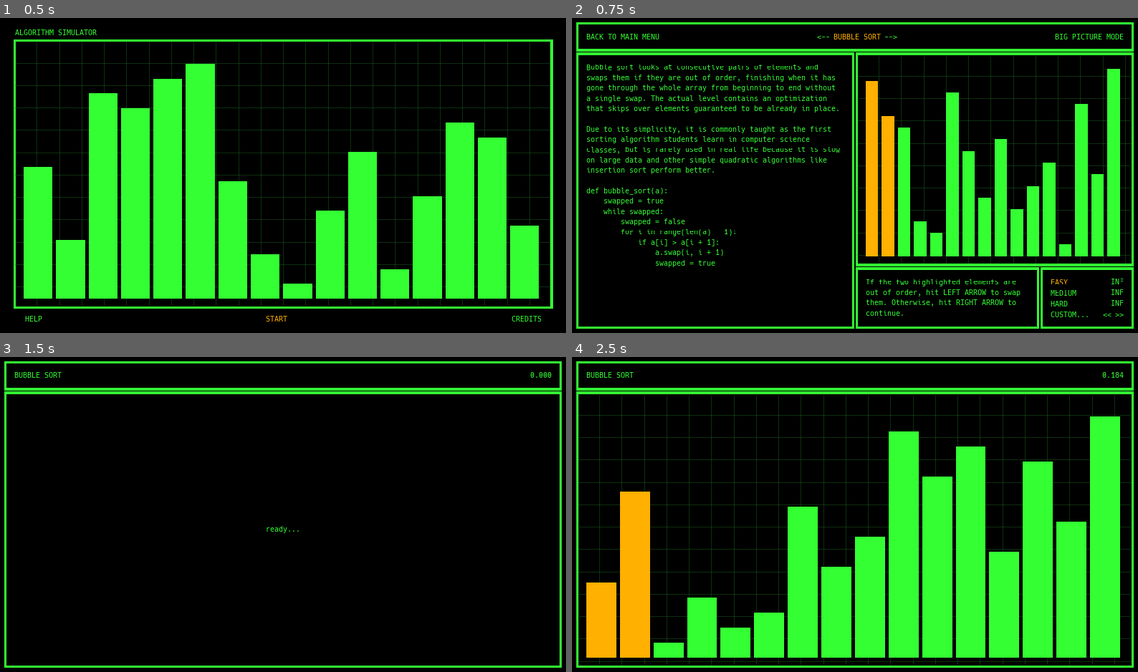
Above: before the commit, frames 1-4 (two rows, left to right).
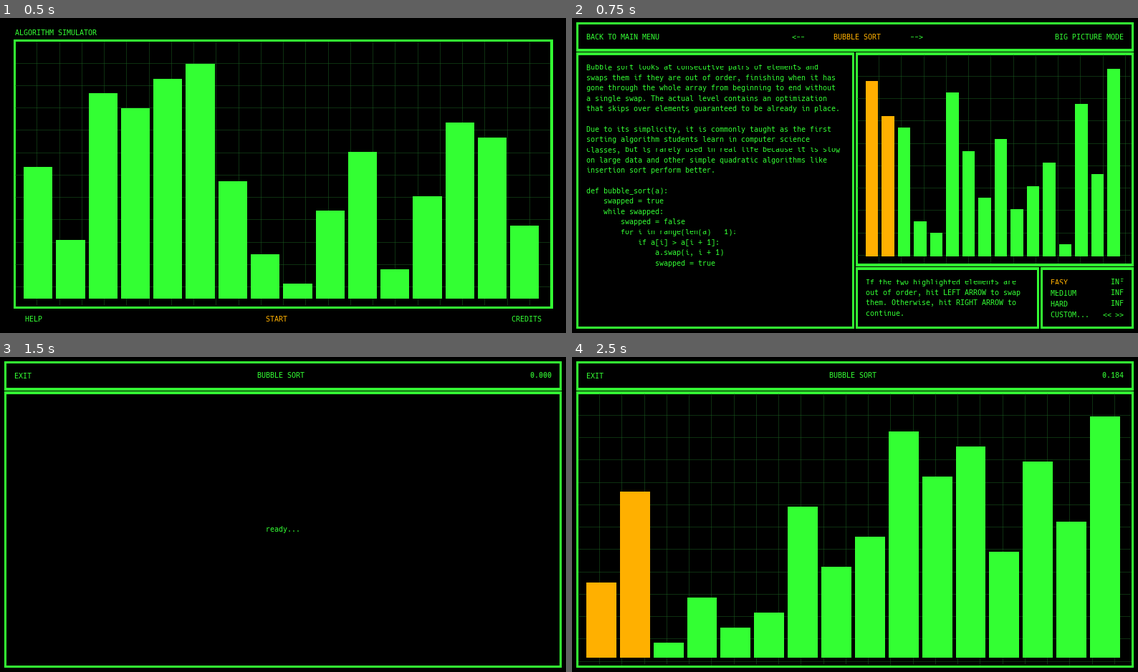
Above: after the commit, the same moments.

Repository: danielzting/algorithm-simulator
Game: Godot game, scene res://scenes/menu.tscn
Same seed, same stepped clock (60 frames per second), same inputs: the game is played once before the commit and once after it.
Inputs (mouse positions are in pixels of both pictures, inside the frame that each line leads up to):
- Up to frame 1 (0.5 s): no input
- Up to frame 2 (0.75 s): click "START" at 0.5 s
- Up to frame 3 (1.5 s): click "BUBBLE SORT" at 1.25 s
- Up to frame 4 (2.5 s): tap Enter at 2 s; move the mouse to (979, 498) at 2.02 s; hold Right (ui_right) from 2.03 s (still down); click (979, 498) at 2.17 s

Frame 1 is identical in both runs. In frame 2, less than 0.1% of the frame differs, in the area x 38-63%, y 5-7%; in frame 3, 0.2%, in the area x 2-54%, y 4-7%; in frame 4, 0.2%.

Commit message:
Add exit button to play screen
The previous commits neglected to provide a way for a touchscreen player
to quit a level.

Diff:
--- a/levels/comparison_sort.gd
+++ b/levels/comparison_sort.gd
@@ -33,10 +33,11 @@
     if event is InputEventKey and event.is_pressed():
         return next(event.as_text())
     if event is InputEventMouseButton and event.is_pressed():
-        if event.position.x < ProjectSettings.get_setting("display/window/size/width") / 2:
-            return next("Left")
-        else:
-            return next("Right")
+        if event.position.y > 100:
+            if event.position.x < ProjectSettings.get_setting("display/window/size/width") / 2:
+                return next("Left")
+            else:
+                return next("Right")
 
 func next(action):
     """Check the action and advance state or emit signal as needed."""
--- a/scenes/levels.tscn
+++ b/scenes/levels.tscn
@@ -37,8 +37,8 @@
 margin_right = 562.0
 margin_bottom = 19.0
 size_flags_horizontal = 3
-text = "<--"
-align = 2
+text = "                              <--"
+align = 0
 
 [node name="Current" type="Button" parent="Levels/NamesContainer/Names"]
 margin_left = 570.0
@@ -54,8 +54,8 @@
 margin_right = 1032.0
 margin_bottom = 19.0
 size_flags_horizontal = 3
-text = "-->"
-align = 0
+text = "-->                              "
+align = 2
 
 [node name="BigPicture" type="Button" parent="Levels/NamesContainer/Names"]
 margin_left = 1040.0
--- a/scenes/play.tscn
+++ b/scenes/play.tscn
@@ -27,17 +27,25 @@
 margin_right = 1220.0
 margin_bottom = 39.0
 
+[node name="Exit" type="Button" parent="GameDisplay/HUDBorder/HUD"]
+margin_right = 40.0
+margin_bottom = 19.0
+text = "EXIT"
+align = 0
+
 [node name="Level" type="Label" parent="GameDisplay/HUDBorder/HUD"]
-margin_right = 596.0
+margin_left = 48.0
+margin_right = 1142.0
 margin_bottom = 19.0
 size_flags_horizontal = 3
 text = "LEVEL"
+align = 1
 
 [node name="Score" type="Label" parent="GameDisplay/HUDBorder/HUD"]
-margin_left = 604.0
+margin_left = 1150.0
 margin_right = 1200.0
 margin_bottom = 19.0
-size_flags_horizontal = 3
+size_flags_horizontal = 8
 text = "0.000"
 align = 2
 
@@ -60,4 +68,5 @@
 one_shot = true
 autostart = true
 
+[connection signal="pressed" from="GameDisplay/HUDBorder/HUD/Exit" to="GameDisplay" method="_on_Exit_pressed"]
 [connection signal="timeout" from="GameDisplay/Timer" to="GameDisplay" method="_on_Timer_timeout"]
--- a/scripts/play.gd
+++ b/scripts/play.gd
@@ -28,6 +28,7 @@
 
 func _on_Level_done():
     set_process(false)
+    $HUDBorder/HUD/Exit.queue_free()
     var time = get_score()
     var restart = Button.new()
     restart.text = "RESTART LEVEL"
@@ -58,3 +59,6 @@
         {"level": GlobalScene.get_param("level"),
          "size": GlobalScene.get_param("size"),
          "data_type": GlobalScene.get_param("data_type")})
+
+func _on_Exit_pressed():
+    _on_Button_pressed("levels")
